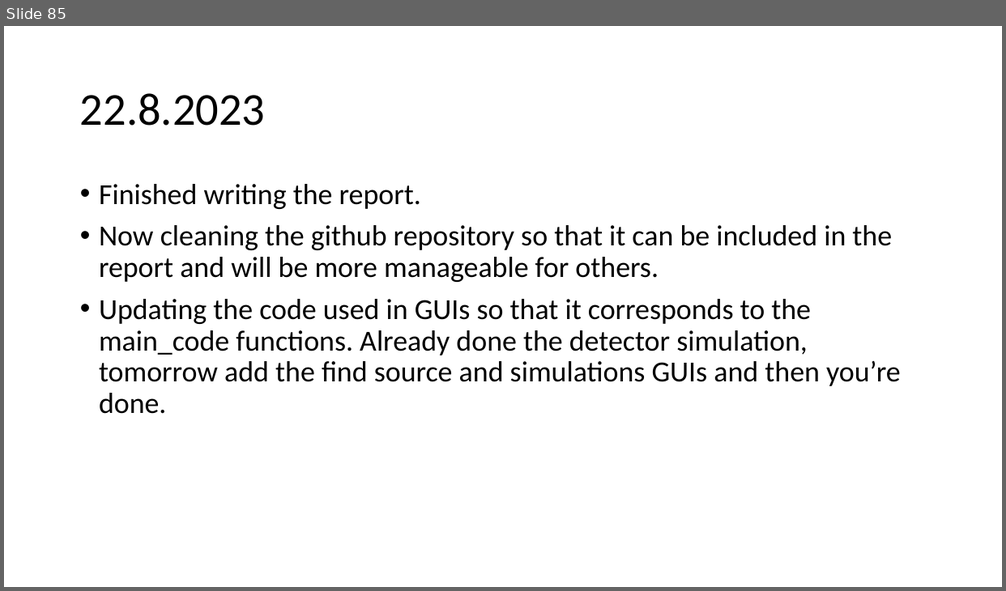
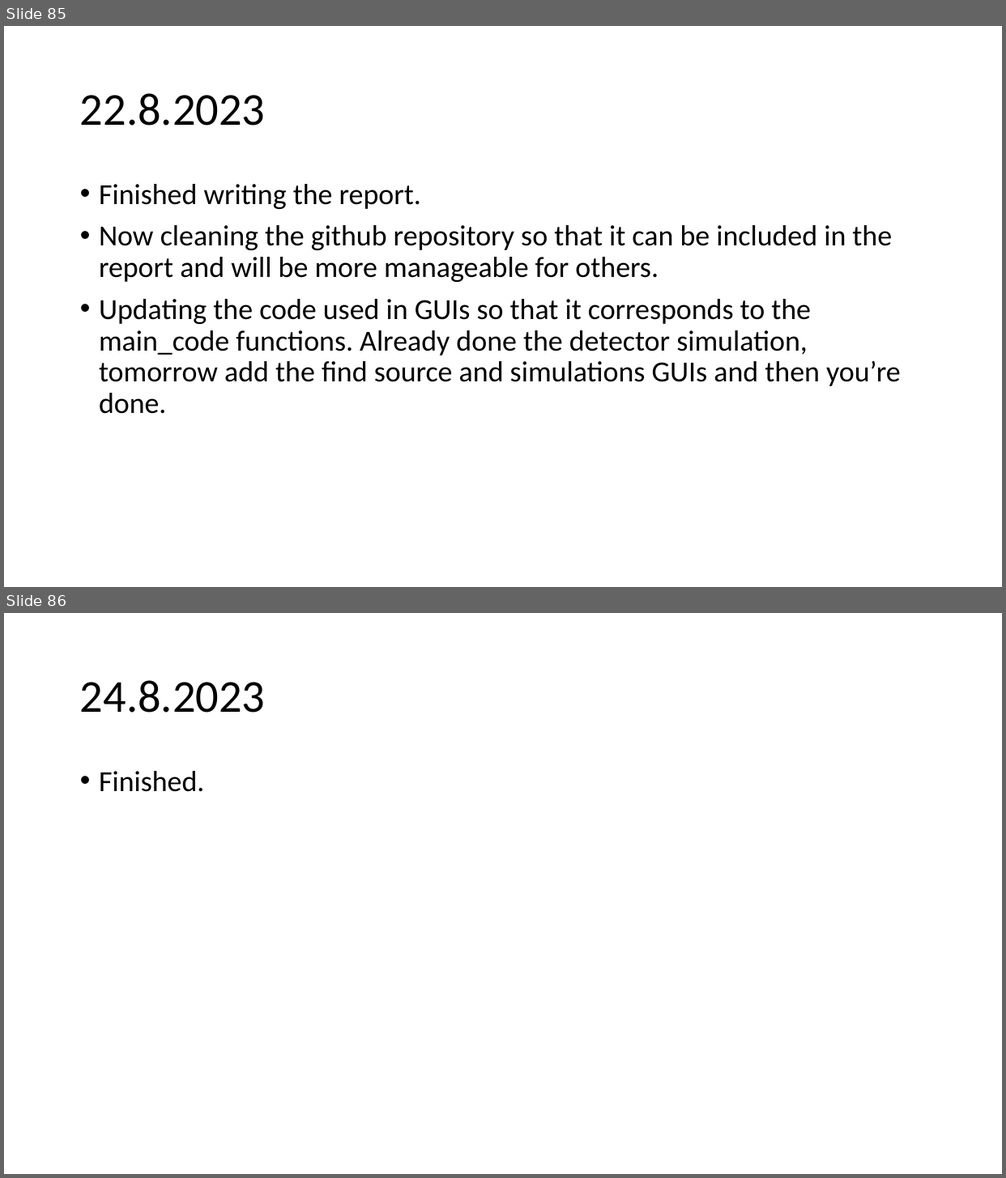
Before and after one commit to urhtrinko/DroneRadioactivity_student_job, a slide deck: work_diary.pptx. Shown one above the other, each under a label of ours: slide 85 before the commit, slides 85 and 86 after it. The pictures are 1006x591 and 1006x1178 pixels, drawn with LibreOffice and Linux fonts; fonts in the diff are those of the drawing. Boxes give left, top, right and bottom in pixels: in the first picture for what was removed or moved away, otherwise in the second. Text is boxed around its words. In the diff, an @@ line names an element or a change of style, - is before the commit and + after.

```diff
--- a/work_diary.pptx
+++ b/work_diary.pptx
@@ slide 86 added at (x1=4, y1=613, x2=1002, y2=1174), background #FFFFFF @@
@@ title added at (x1=80, y1=680, x2=266, y2=713), 44 pt, text #000000 @@
+24.8.2023
@@ text added at (x1=99, y1=771, x2=204, y2=792), 28 pt, text #000000 @@
+• Finished.
```
